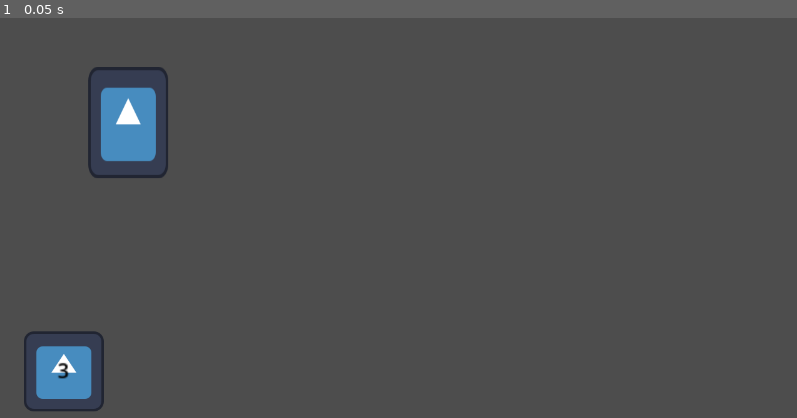
Above: before the commit, frame 1.
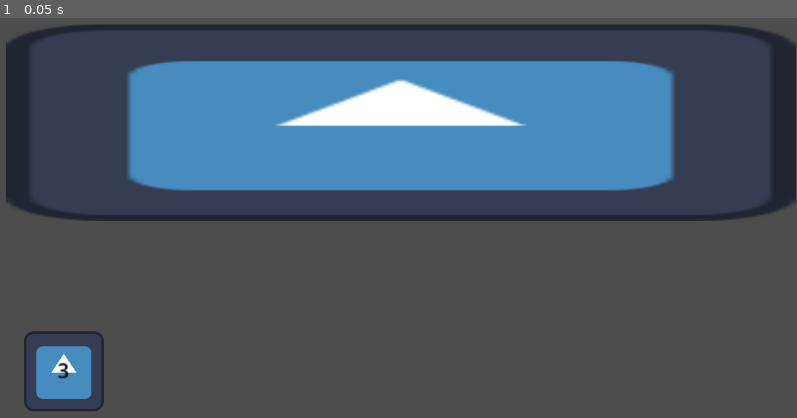
Above: after the commit, the same moment.

Repository: fabio98p/Godot_jam_Brackeys_2025.2
Game: Godot game, scene res://Cards/card_manager.tscn
Two runs of this game, one before a commit and one after it. Both use one fixed random seed, a clock stepped at 60 frames per second and the inputs below. This scene is started directly instead of the project's main scene. The engine's default icon, where the game draws it, is replaced by a stand-in: a white triangle on a blue panel in a dark square.
Inputs:
- Up to frame 1 (0.05 s): no input

The runs differ from the first frame. In frame 1, 28% of the frame differs, in the area x 0-100%, y 1-51%.

Commit message:
card pick anywhere

Diff:
--- a/Cards/card_manager.gd
+++ b/Cards/card_manager.gd
@@ -7,6 +7,7 @@
 var card
 var card_being_dragged
 var is_hovering_on_card
+var drag_offset = Vector2.ZERO
 @export var scaleX: float
 @export var scaleY: float
 @onready var player_hand_reference: Node2D = $PlayerHands
@@ -90,6 +91,7 @@
 func start_drag(card):
 	card_being_dragged = card
 	card.scale = Vector2(1, 1)
+	drag_offset = card.global_position - get_global_mouse_position()
 func finish_drag():
 	card_being_dragged.scale = Vector2(scaleX, scaleY)
 	var drop_zone_found = raycast_check_for_card_drop_zone()
@@ -116,5 +118,7 @@
 func _process(delta: float) -> void:
 	if card_being_dragged:
 		var mouse_pos = get_global_mouse_position()
-		card_being_dragged.position = Vector2(clamp(mouse_pos.x, 0, screen_size.x),
-		clamp(mouse_pos.y, 0, screen_size.y))
+		card_being_dragged.global_position = Vector2(
+			clamp(mouse_pos.x + drag_offset.x, 0, screen_size.x),
+			clamp(mouse_pos.y + drag_offset.y, 0, screen_size.y)
+		)
--- a/Cards/card_manager.tscn
+++ b/Cards/card_manager.tscn
@@ -20,7 +20,8 @@
 script = ExtResource("3_hdhnw")
 
 [node name="DropZone" parent="." instance=ExtResource("3_ajkw5")]
-position = Vector2(210, 185)
+position = Vector2(646, 185)
+scale = Vector2(9.88, 1.76)
 
 [node name="Deck" type="Node2D" parent="."]
 position = Vector2(107, 583)
--- a/Cards/player_hands.gd
+++ b/Cards/player_hands.gd
@@ -1,43 +1,40 @@
 extends Node2D
-
 
 const CARD_SCENE_PATH = "res://Cards/Card.tscn"
 const CARD_WIDTH = 120
 const HAND_Y_POSITION = 626
 const DEFAULT_CARD_SPEED = 0.1
-var player_hand = []
-var center_screen_x
-# Called when the node enters the scene tree for the first time.
+
+var player_hand: Array = []
+var center_screen_x: float
+
 func _ready() -> void:
 	center_screen_x = get_viewport().size.x / 2
 
-func add_card_to_hand(card, speed):
-	if card not in player_hand:
+func add_card_to_hand(card: Node2D, speed: float = DEFAULT_CARD_SPEED) -> void:
+	if card in player_hand:
+		# Se la carta è già in mano
+		animate_card_to_position(card, card.starting_position, DEFAULT_CARD_SPEED)
+	else:
 		player_hand.insert(0, card)
 		update_hand_position(speed)
-	else:
-		animate_card_to_position(card,card.starting_position, DEFAULT_CARD_SPEED)
 
-func update_hand_position(speed):
+func remove_card_from_hand(card: Node2D) -> void:
+	if card in player_hand:
+		player_hand.erase(card)
+		update_hand_position(DEFAULT_CARD_SPEED)
+
+func update_hand_position(speed: float) -> void:
 	for i in range(player_hand.size()):
 		var new_position = Vector2(calculate_card_position(i), HAND_Y_POSITION)
 		var card = player_hand[i]
 		card.starting_position = new_position
 		animate_card_to_position(card, new_position, speed)
 
-func calculate_card_position(index):
-	var total_width = (player_hand.size() -1) * CARD_WIDTH
-	var x_offset = center_screen_x + index * CARD_WIDTH - total_width / 2
-	return x_offset
+func calculate_card_position(index: int) -> float:
+	var total_width = (player_hand.size() - 1) * CARD_WIDTH
+	return center_screen_x + index * CARD_WIDTH - total_width / 2
 
-func animate_card_to_position(card, new_position, speed):
+func animate_card_to_position(card: Node2D, new_position: Vector2, speed: float) -> void:
 	var tween = get_tree().create_tween()
 	tween.tween_property(card, "position", new_position, speed)
-
-func remove_card_from_hand(card):
-	if card in player_hand:
-		player_hand.erase(card)
-		update_hand_position(DEFAULT_CARD_SPEED)
-# Called every frame. 'delta' is the elapsed time since the previous frame.
-func _process(delta: float) -> void:
-	pass
